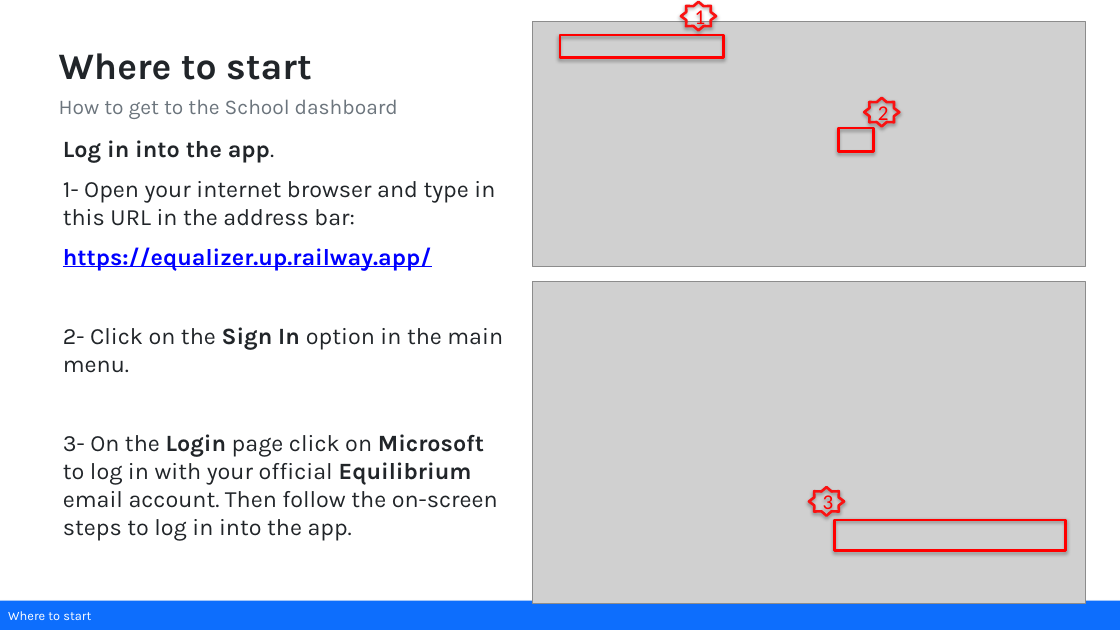
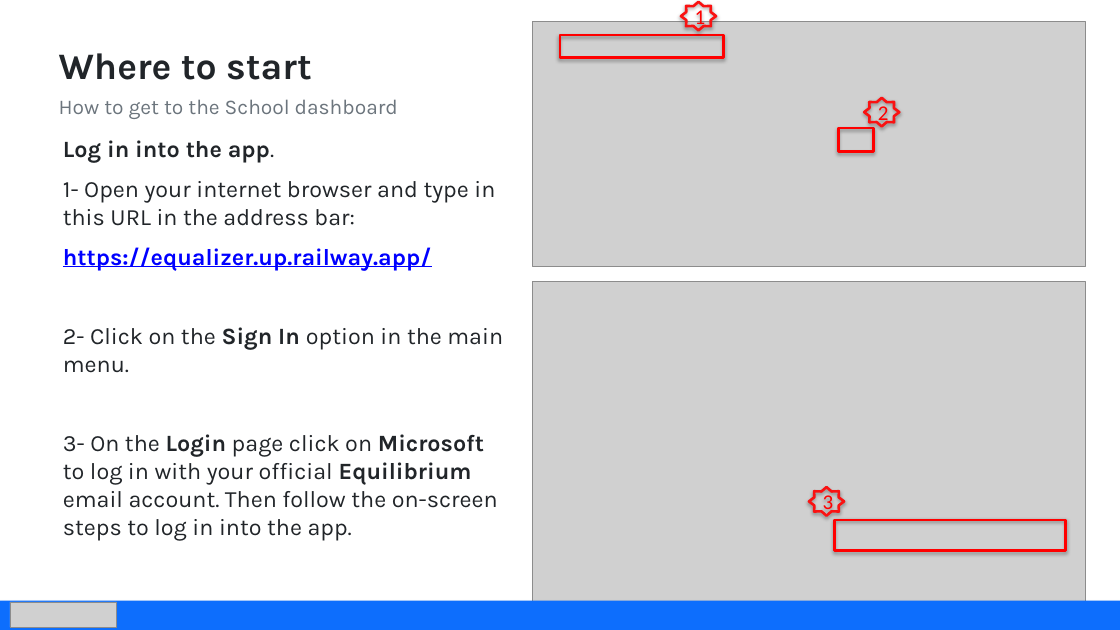
Before and after one commit to amin83p/Website-Core-Package, a slide deck: slide 3 of docs/training/teacher-daily-app/Teacher-Daily-App-Training.pptx. Drawn at 1120x630 pixels with LibreOffice and Linux fonts; fonts in the diff are those of the drawing; grey boxes stand for pictures. Boxes give left, top, right and bottom in pixels: in the first picture for what was removed or moved away, otherwise in the second. Text is boxed around its words. In the diff, an @@ line names an element or a change of style, - is before the commit and + after.

```diff
--- a/docs/training/teacher-daily-app/Teacher-Daily-App-Training.pptx
+++ b/docs/training/teacher-daily-app/Teacher-Daily-App-Training.pptx
@@ text in rectangle at box(8, 611, 91, 620): text removed @@
-Where to start
@@ picture added at box(10, 602, 117, 628) @@
```
Also in this commit, not shown: 8 other slides changed, 1 slide added, 1 other file.
